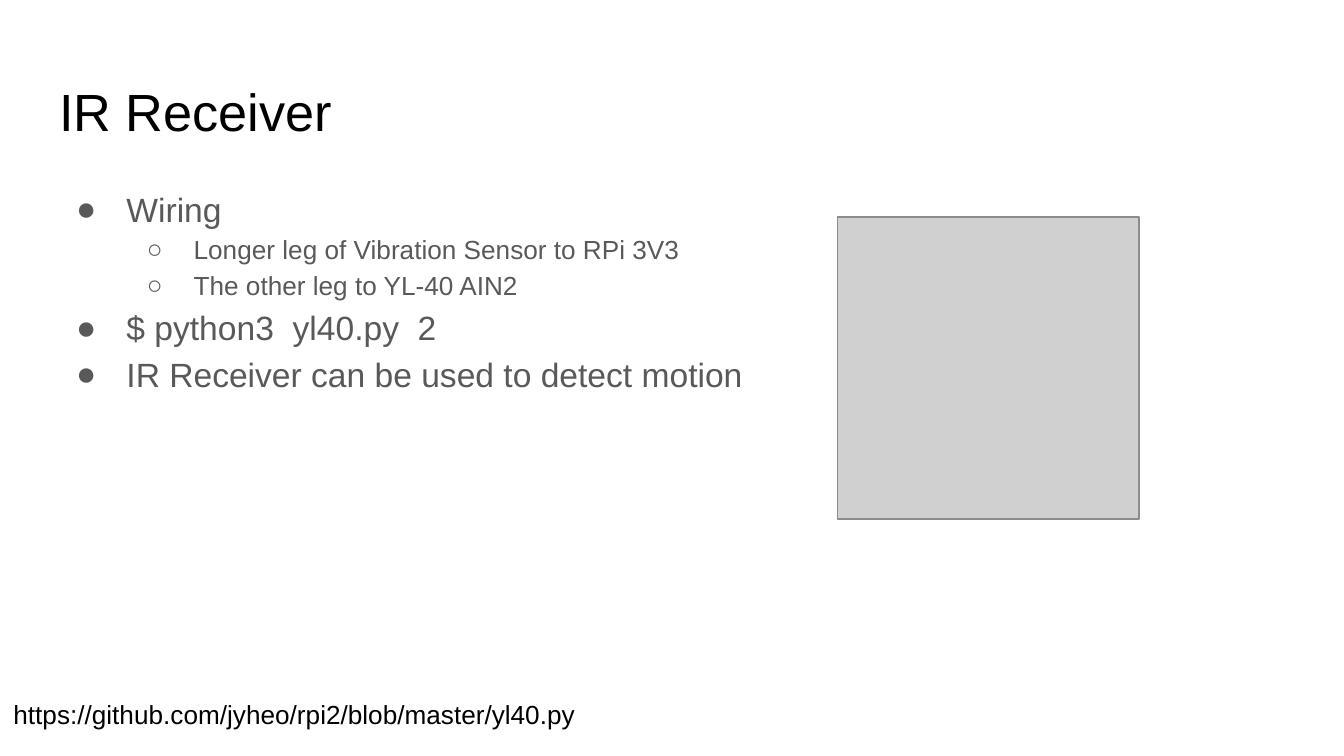
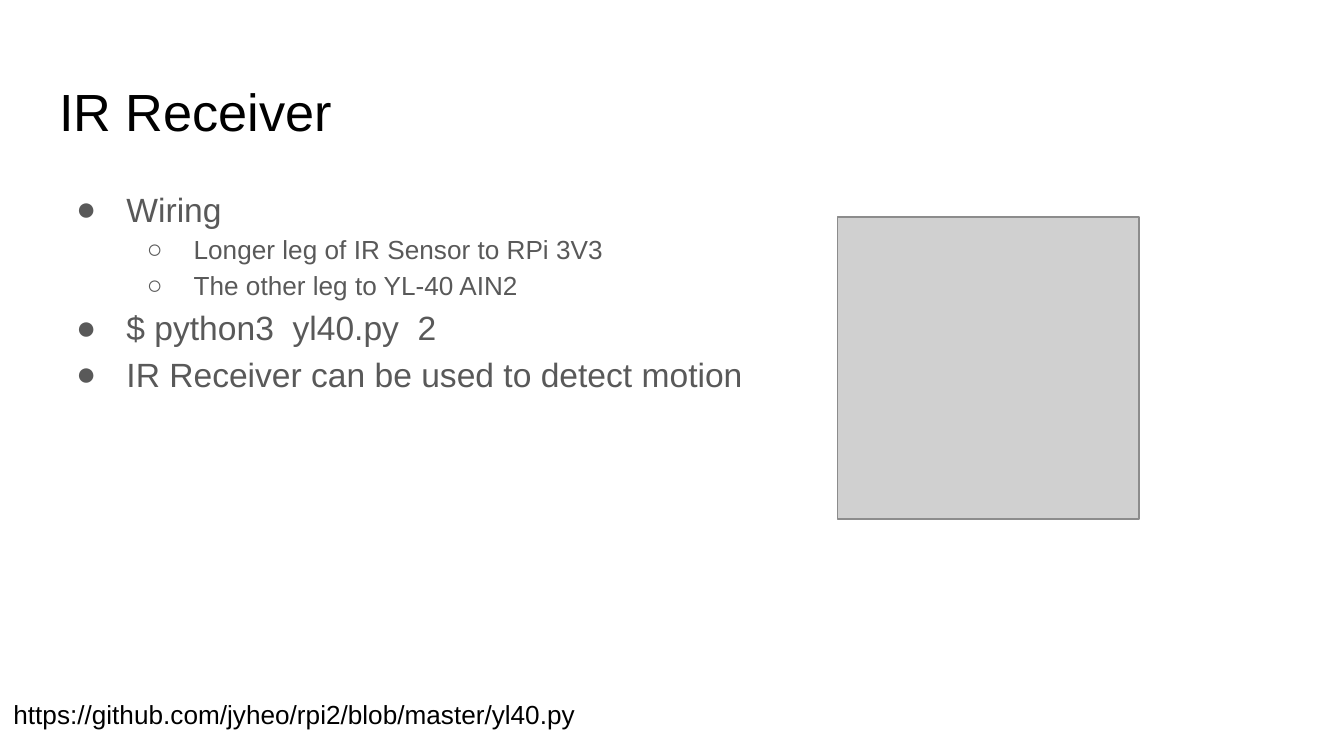
Before and after one commit to jyheo/raspberry_class, a slide deck: slide 10 of lecture-notes/raspberrypi-analog-sensor-yl40.pptx. Drawn at 1344x756 pixels with LibreOffice and Linux fonts; fonts in the diff are those of the drawing; grey boxes stand for pictures. Boxes give left, top, right and bottom in pixels: in the first picture for what was removed or moved away, otherwise in the second. Text is boxed around its words. In the diff, an @@ line names an element or a change of style, - is before the commit and + after.

Commit message:
typo

```diff
--- a/lecture-notes/raspberrypi-analog-sensor-yl40.pptx
+++ b/lecture-notes/raspberrypi-analog-sensor-yl40.pptx
@@ text at bbox=[194, 240, 603, 265]: text changed @@
-  ○ Longer leg of Vibration Sensor to RPi 3V3
+  ○ Longer leg of IR Sensor to RPi 3V3
```
Also in this commit, not shown: 2 other slides changed.
